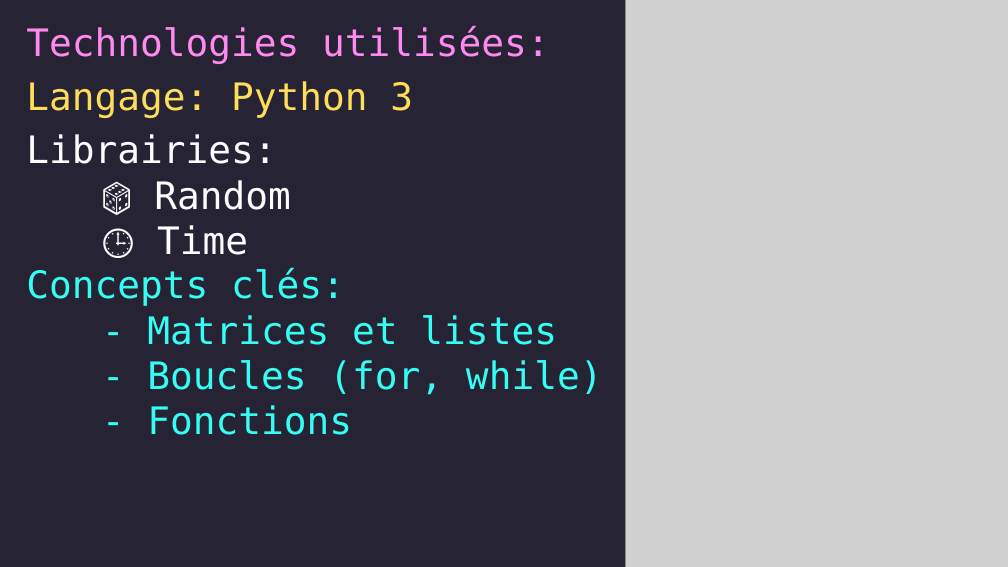
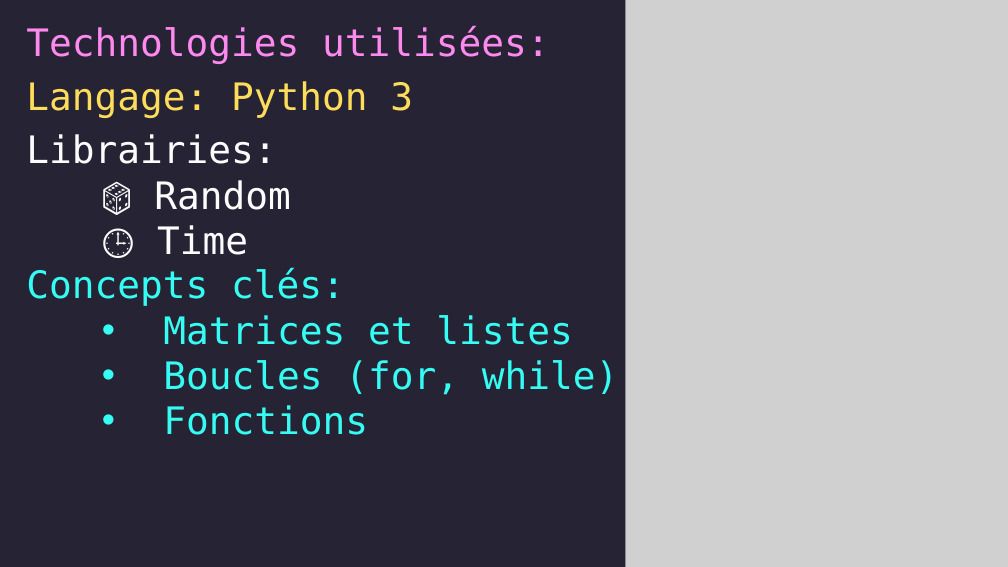
Before and after one commit to El7he/bataille-navale, a slide deck: slide 2 of presentation.pptx. Drawn at 1008x567 pixels with LibreOffice and Linux fonts; fonts in the diff are those of the drawing; grey boxes stand for pictures; background and template pictures are left out. Boxes give left, top, right and bottom in pixels: in the first picture for what was removed or moved away, otherwise in the second. Text is boxed around its words. In the diff, an @@ line names an element or a change of style, - is before the commit and + after.

```diff
--- a/presentation.pptx
+++ b/presentation.pptx
@@ text at bbox=[163, 315, 619, 435]: text changed @@
-- Matrices et listes
-- Boucles (for, while)
-- Fonctions
+    • Matrices et listes
+    • Boucles (for, while)
+    • Fonctions
```
Also in this commit, not shown: 1 other slide changed, 1 other file.
